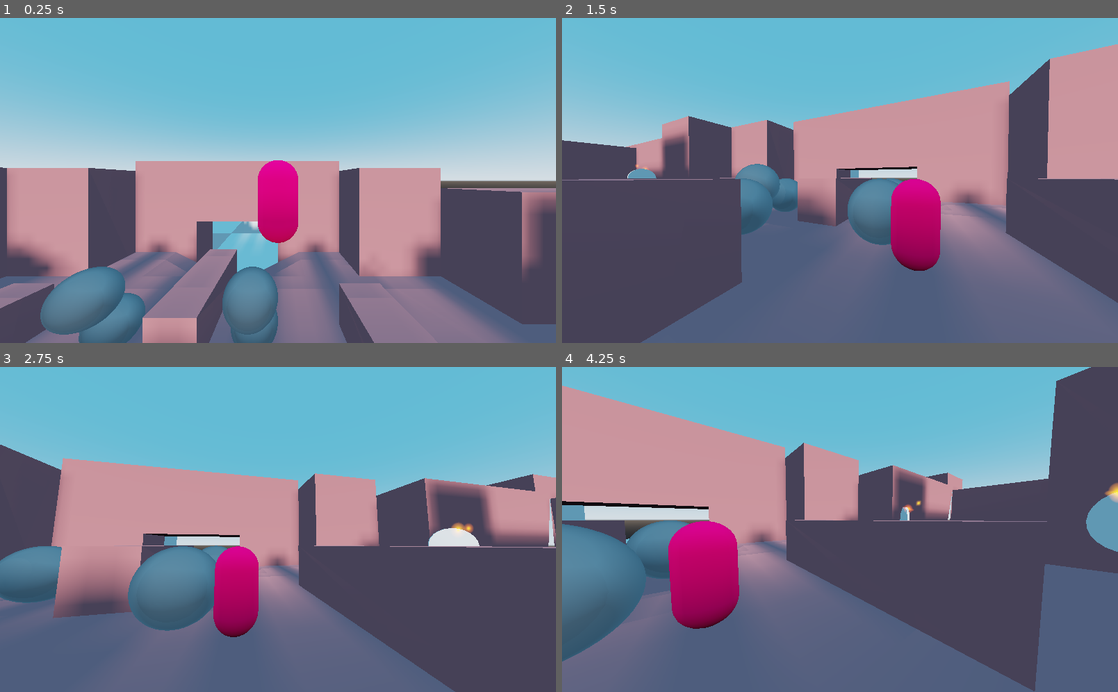
Above: before the commit, frames 1-4 (two rows, left to right).
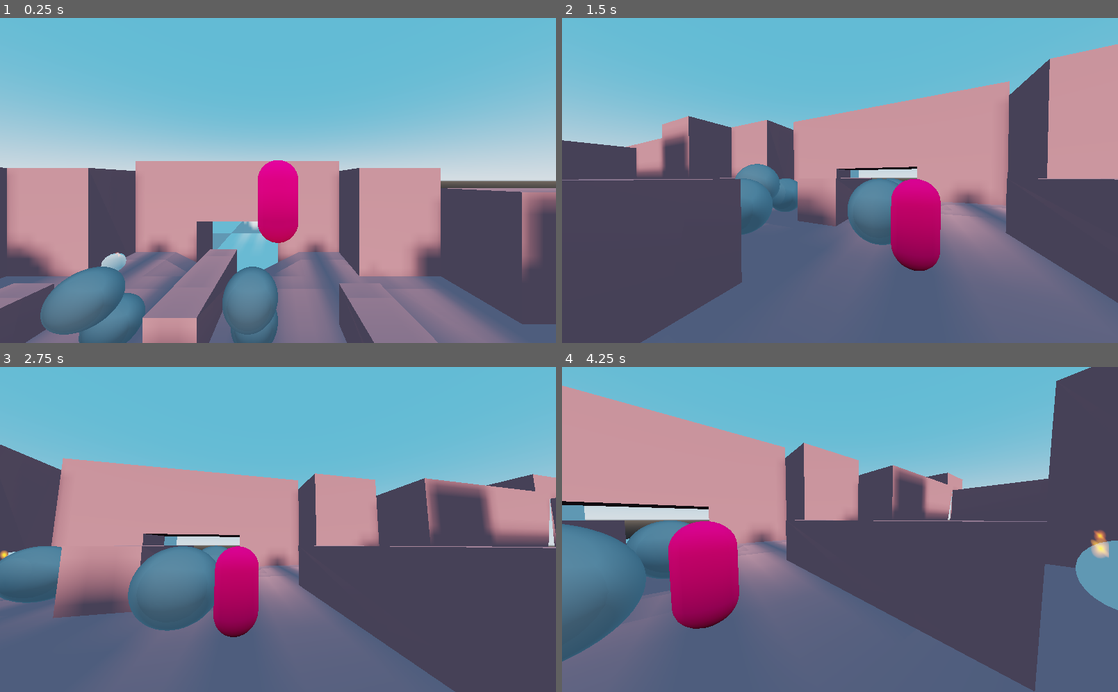
Above: after the commit, the same moments.

Repository: DeerTears/Keep-Away-Game
Game: Godot game, scene res://levels/romping.tscn
The game is run twice, just before and just after one commit, with the same random seed, the same clock (stepped at 60 frames per second) and the same inputs.
Inputs (mouse positions are in pixels of both pictures, inside the frame that each line leads up to):
- Up to frame 1 (0.25 s): no input
- Up to frame 2 (1.5 s): move the mouse to (867, 180) at 0.52 s; move the mouse to (812, 180) at 1.27 s
- Up to frame 3 (2.75 s): move the mouse to (289, 523) at 2.02 s
- Up to frame 4 (4.25 s): move the mouse to (834, 536) at 2.77 s; move the mouse to (878, 532) at 3.52 s

The runs differ from the first frame. In frame 1, 0.2% of the frame differs, in the area x 7-66%, y 72-82%; in frame 2, 0.1%; in frame 3, 0.5%; in frame 4, 2.0%, in the area x 60-100%, y 35-75%.

Commit message:
add coin quality random variation

Diff:
--- a/actors/coin.tscn
+++ b/actors/coin.tscn
@@ -1,14 +1,15 @@
-[gd_scene load_steps=17 format=2]
+[gd_scene load_steps=18 format=2]
 
 [ext_resource path="res://scripts/coin.gd" type="Script" id=1]
 [ext_resource path="res://materials/particles/spotlight_1.png" type="Texture" id=2]
 [ext_resource path="res://materials/particles/spotlight_2.png" type="Texture" id=3]
 [ext_resource path="res://materials/particles/spotlight_5.png" type="Texture" id=4]
+[ext_resource path="res://sounds/combat/clang.wav" type="AudioStream" id=5]
 
-[sub_resource type="SphereShape" id=2]
+[sub_resource type="SphereShape" id=1]
 radius = 0.6
 
-[sub_resource type="Animation" id=12]
+[sub_resource type="Animation" id=2]
 resource_name = "Collected"
 tracks/0/type = "value"
 tracks/0/path = NodePath("MeshInstance:rotation_degrees")
@@ -35,7 +36,7 @@
 "values": [ Vector3( 0, 0, 0 ), Vector3( 0, 1, 0 ), Vector3( 0, 0, 0 ) ]
 }
 
-[sub_resource type="Animation" id=11]
+[sub_resource type="Animation" id=3]
 resource_name = "Idle"
 length = 2.0
 loop = true
@@ -48,7 +49,7 @@
 tracks/0/keys = {
 "times": PoolRealArray( 0, 1, 2 ),
 "transitions": PoolRealArray( 1, 1, 1 ),
-"update": 3,
+"update": 0,
 "values": [ Vector3( 90, 0, 0 ), Vector3( 90, 180, 0 ), Vector3( 90, 360, 0 ) ]
 }
 tracks/1/type = "value"
@@ -60,30 +61,28 @@
 tracks/1/keys = {
 "times": PoolRealArray( 0 ),
 "transitions": PoolRealArray( 1 ),
-"update": 2,
+"update": 0,
 "values": [ Vector3( 0, 0, 0 ) ]
 }
 
-[sub_resource type="CylinderMesh" id=1]
-top_radius = 0.6
-bottom_radius = 0.6
-height = 0.1
+[sub_resource type="CylinderMesh" id=4]
+height = 0.4
 radial_segments = 24
 rings = 1
 
-[sub_resource type="Gradient" id=9]
+[sub_resource type="Gradient" id=5]
 colors = PoolColorArray( 1, 1, 1, 1, 1, 1, 1, 0 )
 
-[sub_resource type="GradientTexture" id=10]
-gradient = SubResource( 9 )
+[sub_resource type="GradientTexture" id=6]
+gradient = SubResource( 5 )
 
-[sub_resource type="Curve" id=6]
+[sub_resource type="Curve" id=7]
 _data = [ Vector2( 0, 1 ), 0.0, -0.67049, 0, 0, Vector2( 1, 0 ), -0.373455, 0.0, 0, 0 ]
 
-[sub_resource type="CurveTexture" id=7]
-curve = SubResource( 6 )
+[sub_resource type="CurveTexture" id=8]
+curve = SubResource( 7 )
 
-[sub_resource type="ParticlesMaterial" id=3]
+[sub_resource type="ParticlesMaterial" id=9]
 direction = Vector3( 0, 1, 0 )
 spread = 30.0
 gravity = Vector3( 0, -4.9, 0 )
@@ -135,20 +134,24 @@
 collision_mask = 0
 
 [node name="CollisionShape" type="CollisionShape" parent="Area"]
-shape = SubResource( 2 )
+shape = SubResource( 1 )
 
 [node name="AnimationPlayer" type="AnimationPlayer" parent="."]
 autoplay = "Idle"
-anims/Collected = SubResource( 12 )
-anims/Idle = SubResource( 11 )
+anims/Collected = SubResource( 2 )
+anims/Idle = SubResource( 3 )
 
 [node name="MeshInstance" type="MeshInstance" parent="."]
-transform = Transform( 1, 0, 0, 0, -1.62921e-07, -1, 0, 1, -1.62921e-07, 0, 0, 0 )
-mesh = SubResource( 1 )
+transform = Transform( 0.485006, -0.874511, 3.82261e-08, 0, -4.37114e-08, -1, 0.874511, 0.485006, -2.12003e-08, 0, 0, 0 )
+mesh = SubResource( 4 )
 material/0 = null
 
 [node name="Particles" type="Particles" parent="."]
 amount = 3
 lifetime = 1.5
-process_material = SubResource( 3 )
-draw_pass_1 = SubResource( 5 )
+process_material = SubResource( 9 )
+draw_pass_1 = SubResource( 12 )
+
+[node name="Collect" type="AudioStreamPlayer3D" parent="."]
+stream = ExtResource( 5 )
+pitch_scale = 0.25
--- a/default_bus_layout.tres
+++ b/default_bus_layout.tres
@@ -1,4 +1,4 @@
 [gd_resource type="AudioBusLayout" format=2]
 
 [resource]
-bus/0/volume_db = -1.51703
+bus/0/volume_db = -0.923751
--- a/levels/romping.tscn
+++ b/levels/romping.tscn
@@ -365,9 +365,10 @@
 transform = Transform( 1, 0, 0, 0, 1, 0, 0, 0, 1, 0, 3, 4 )
 
 [node name="WorldEnvironment" type="WorldEnvironment" parent="."]
-environment = SubResource( 5 )
+environment = SubResource( 4 )
 
 [node name="Coins" type="Spatial" parent="."]
+transform = Transform( 1, 0, 0, 0, 1, 0, 0, 0, 1, 0, -1, 0 )
 __meta__ = {
 "_edit_lock_": true
 }
@@ -375,10 +376,19 @@
 [node name="Coin" parent="Coins" instance=ExtResource( 3 )]
 transform = Transform( 1, 0, 0, 0, 1, 0, 0, 0, 1, -12, 1, 0 )
 
+[node name="Coin6" parent="Coins" instance=ExtResource( 3 )]
+transform = Transform( 1, 0, 0, 0, 1, 0, 0, 0, 1, -8.07307, 1, -7.98307 )
+
 [node name="Coin2" parent="Coins" instance=ExtResource( 3 )]
 transform = Transform( 1, 0, 0, 0, 1, 0, 0, 0, 1, 11, 1, 0 )
 
 [node name="Coin3" parent="Coins" instance=ExtResource( 3 )]
 transform = Transform( 1, 0, 0, 0, 1, 0, 0, 0, 1, 10, 1, 5 )
 
+[node name="Coin4" parent="Coins" instance=ExtResource( 3 )]
+transform = Transform( 1, 0, 0, 0, 1, 0, 0, 0, 1, -11, 1, 5 )
+
+[node name="Coin5" parent="Coins" instance=ExtResource( 3 )]
+transform = Transform( 1, 0, 0, 0, 1, 0, 0, 0, 1, -26, 3, 10 )
+
 [editable path="SpawnLocations"]
--- a/scripts/coin.gd
+++ b/scripts/coin.gd
@@ -3,8 +3,9 @@
 onready var model = $MeshInstance
 onready var area = $Area
 onready var animator = $AnimationPlayer
+onready var sound_collect = $Collect
 
-export var respawn_time: float = 5.0
+export var respawn_time: float = 10
 
 enum qualities {
 	GARBAGE,
@@ -17,24 +18,34 @@
 
 func _ready():
 	randomize()
-	match randi() % qualities.size() - 1:
-		0:
-			coin_quality = qualities.get("BRONZE")
-		1:
-			coin_quality = qualities.get("SILVER")
-		2:
-			coin_quality = qualities.get("GOLD")
+	var random = randi() % 5
+	if random >= 4:
+		coin_quality = qualities.get("GOLD")
+		check_quality()
+		return
+	if random >= 2:
+		coin_quality = qualities.get("SILVER")
+		check_quality()
+		return
+	if random <= 1:
+		coin_quality = qualities.get("BRONZE")
+		check_quality()
+		return
+
+func check_quality():
 	match coin_quality:
 		qualities.BRONZE:
-			pass
+			model.scale = Vector3.ONE * 0.25
 		qualities.SILVER:
-			pass
+			model.scale = Vector3.ONE * 0.65
 		qualities.GOLD:
-			pass
+			model.scale = Vector3.ONE * 1
 	print(coin_quality)
 
 func collect():
 	area.monitorable = false
+	sound_collect.pitch_scale = rand_range(3.25,3.5) - coin_quality
+	sound_collect.play()
 	animator.play("Collected")
 	yield(animator,"animation_finished")
 	hide()
@@ -42,6 +53,3 @@
 	show()
 	area.monitorable = true
 	animator.play("Idle")
-
-func _process(delta):
-	model.rotate_y(deg2rad(delta + coin_quality))
--- a/scripts/singletons/gameinfo.gd
+++ b/scripts/singletons/gameinfo.gd
@@ -1,5 +1,4 @@
 extends Node
-
 # consider: extend a timer, when we run ourselves, we provide the amount of time_left to every other node in the scene
 
 # scoring
@@ -85,3 +84,5 @@
 func reset_scores():
 	p0_score = 0
 	p1_score = 0
+	p2_score = 0
+	p3_score = 0
Not shown: 3 places in actors/coin.tscn that only renumber resources
Not shown: 1 places in levels/romping.tscn that only renumber resources
